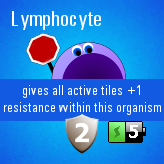
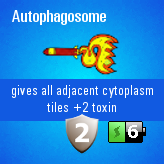
Before/after of a w=164, h=164 layered artwork. What changed in the layer stack:
renamed "Lymphocyte" to "Autophagosome", painted on it over [12, 10, 106, 30]
renamed "5" to "6", painted on it over [128, 125, 138, 138]
renamed "gives all active tiles +1 resi..." to "gives all adjacent cytoplasm t...", painted on it over [4, 85, 161, 115]
added layer "Capture.PNG" above "stup.png" over [42, 33, 120, 87]
painted on "stup.png" over [26, 33, 126, 112]
